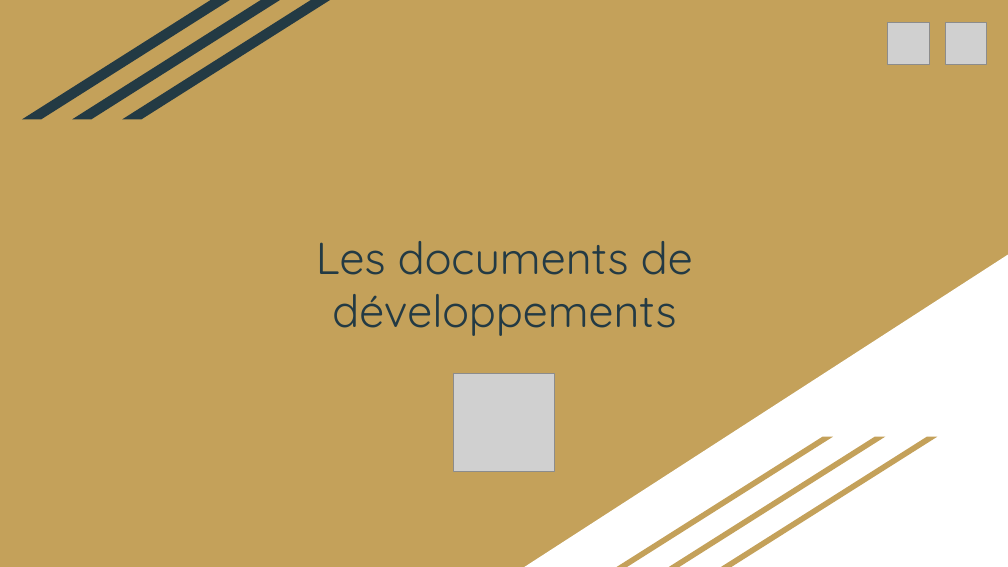
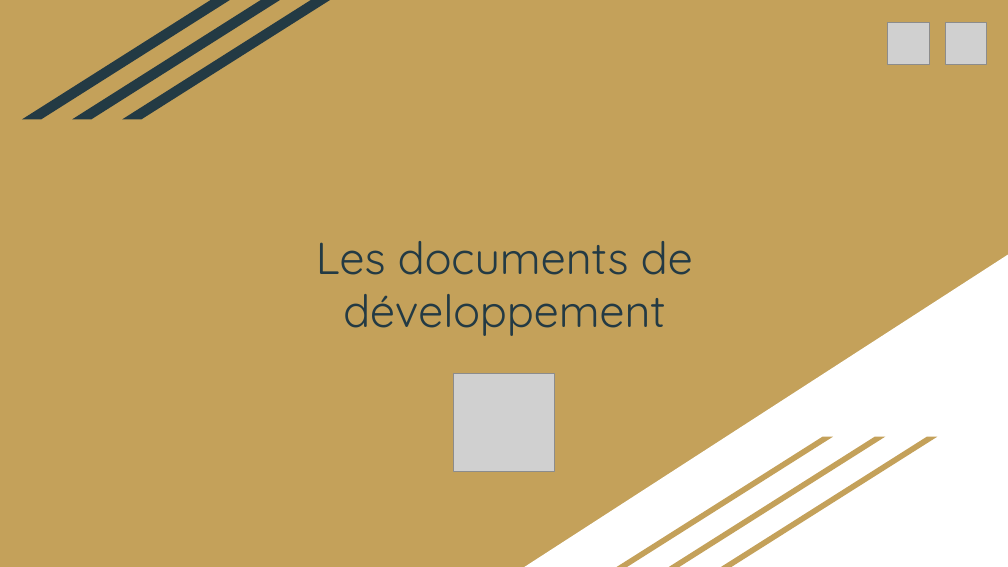
Before and after one commit to Benours/tp_cdct_note_cadrage_planification, a slide deck: slide 14 of DIGICHEES PPTX.pptx (slide 11 before the commit). Drawn at 1008x567 pixels with LibreOffice and Linux fonts; fonts in the diff are those of the drawing; grey boxes stand for pictures. Boxes give left, top, right and bottom in pixels: in the first picture for what was removed or moved away, otherwise in the second. Text is boxed around its words. In the diff, an @@ line names an element or a change of style, - is before the commit and + after.

```diff
--- a/DIGICHEES PPTX.pptx
+++ b/DIGICHEES PPTX.pptx
@@ title at box(316, 241, 693, 336): text changed @@
-Les documents de développements
+Les documents de développement
```
Also in this commit, not shown: 4 other slides changed, 4 slides added, 3 slides removed, 1 other file.
